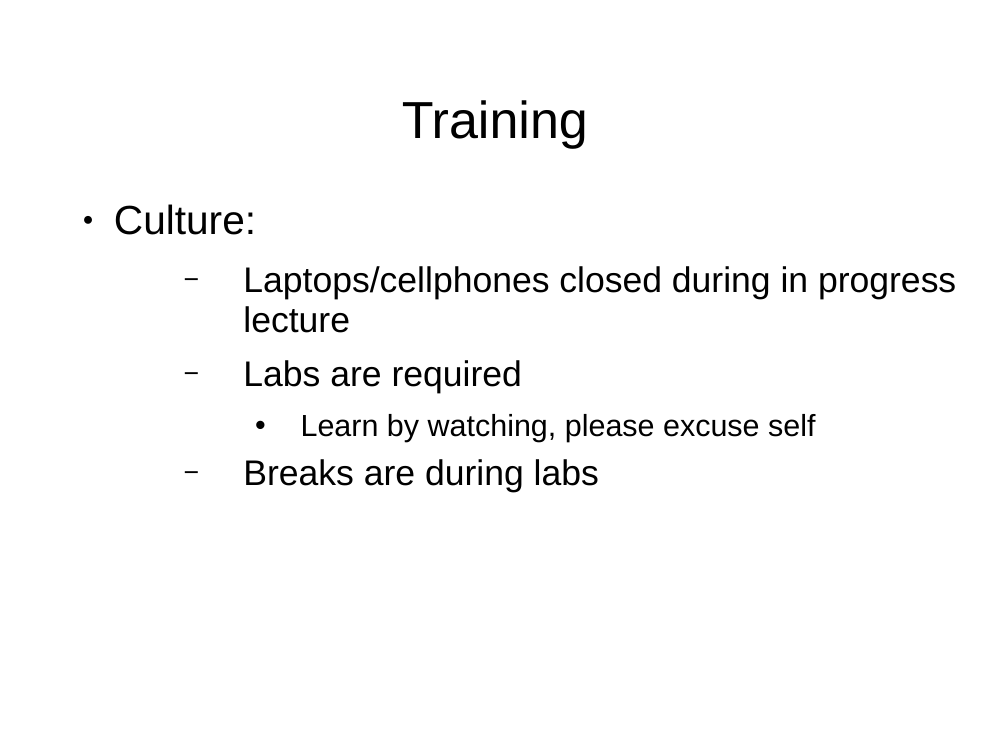
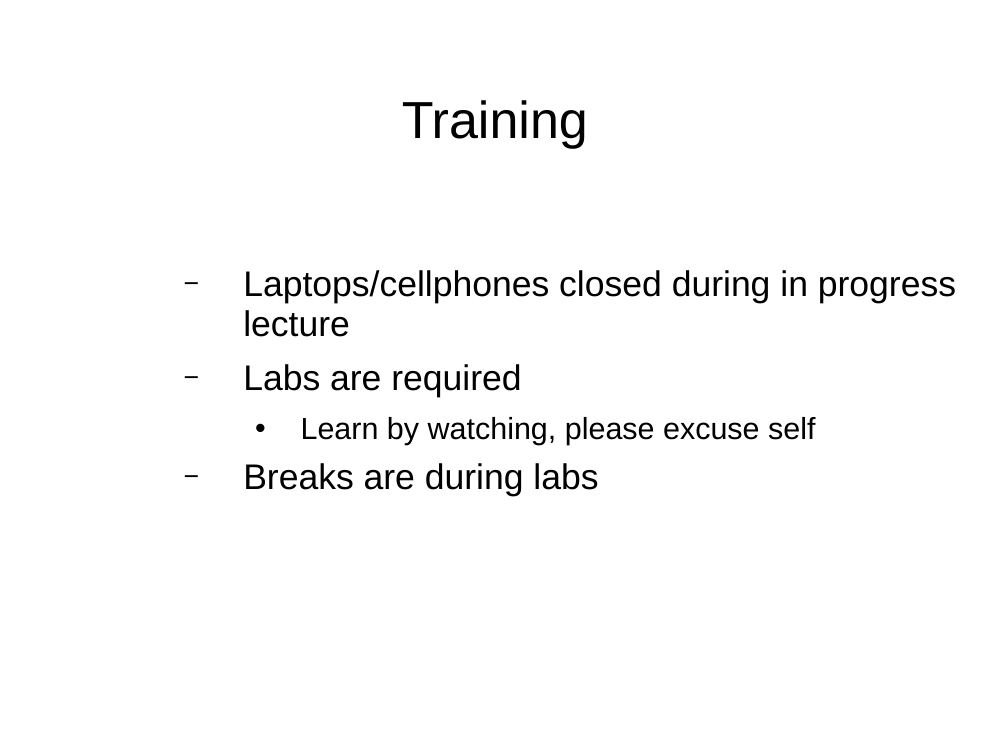
Before and after one commit to puppetMaster3/bikeSheding, a slide deck: slide 4 of training/1of2.ppt (slide 3 before the commit). Drawn at 1008x756 pixels with LibreOffice and Linux fonts; fonts in the diff are those of the drawing; background and template pictures are left out. Boxes give left, top, right and bottom in pixels: in the first picture for what was removed or moved away, otherwise in the second. Text is boxed around its words. In the diff, an @@ line names an element or a change of style, - is before the commit and + after.

```diff
--- a/training/1of2.ppt
+++ b/training/1of2.ppt
@@ text at (114,204,256,235): paragraph removed @@
-● Culture:
@@ text at (243,270,956,496): indent changed @@
```
Also in this commit, not shown: 13 other slides changed, 2 slides added, 8 other files.
